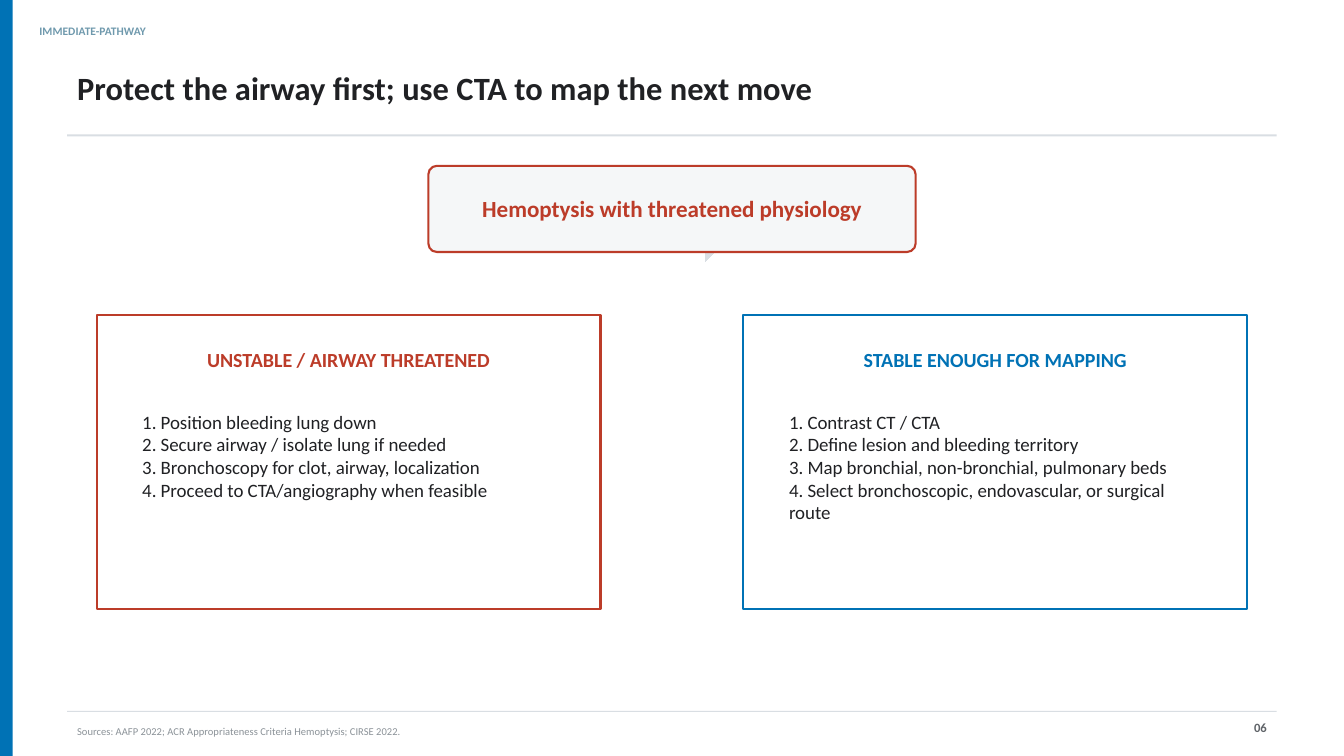
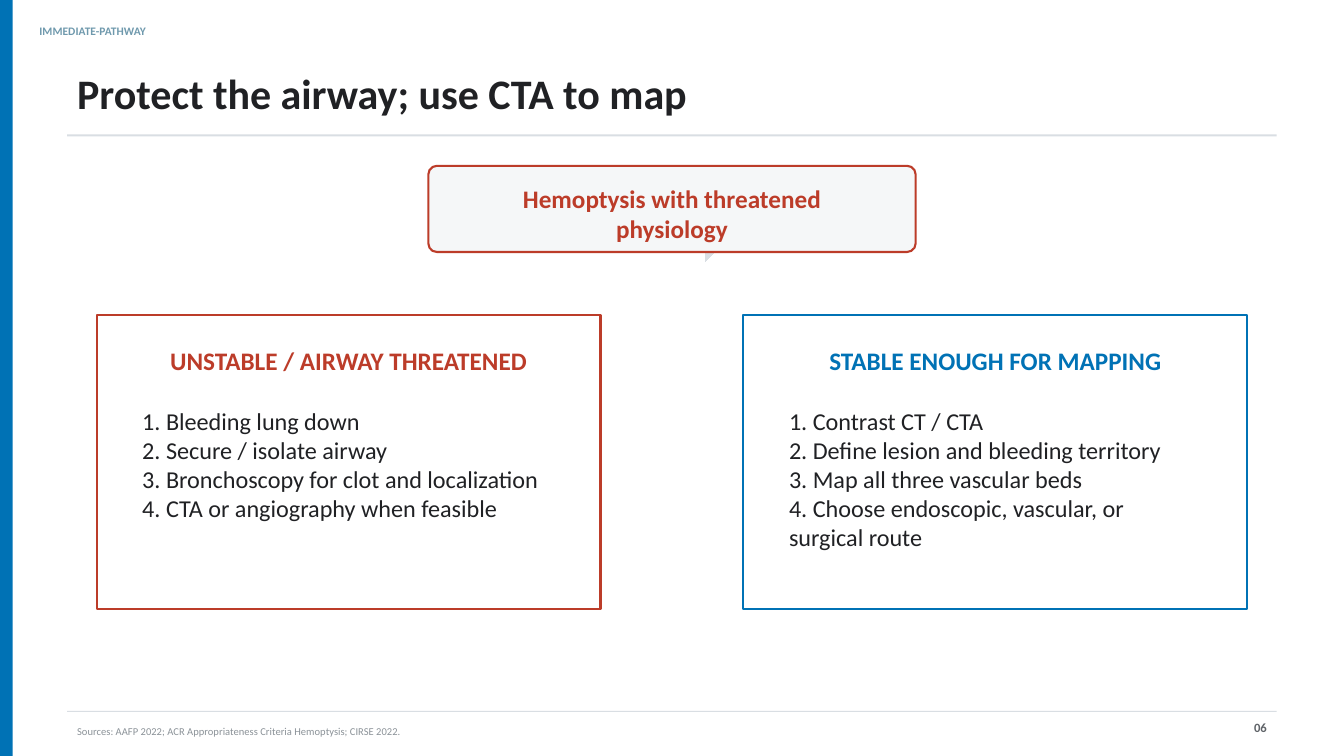
Before and after one commit to henrylab865/medical-slide-templates, a slide deck: slide 6 of examples/hemoptysis-lung-mass-mm/Hemoptysis_Lung_Mass_MM_NEJM_EN.pptx. Drawn at 1344x756 pixels with LibreOffice and Linux fonts; fonts in the diff are those of the drawing. Boxes give left, top, right and bottom in pixels: in the first picture for what was removed or moved away, otherwise in the second. Text is boxed around its words. In the diff, an @@ line names an element or a change of style, - is before the commit and + after.

Commit message:
Increase M&M deck readability for auditorium use
Shortens visible copy and enlarges primary body, table, and chart text in both language editions.

```diff
--- a/examples/hemoptysis-lung-mass-mm/Hemoptysis_Lung_Mass_MM_NEJM_EN.pptx
+++ b/examples/hemoptysis-lung-mass-mm/Hemoptysis_Lung_Mass_MM_NEJM_EN.pptx
@@ text at (x1=77, y1=79, x2=686, y2=116): text changed; size 23.2 to 30 pt @@
-Protect the airway first; use CTA to map the next move
+Protect the airway; use CTA to map
@@ text "Hemoptysis with threatened physiology" moved from (x1=482, y1=200, x2=862, y2=221) to (x1=523, y1=190, x2=821, y2=243) @@
@@ text "Hemoptysis with threatened physiology" at (x1=523, y1=190, x2=821, y2=243): size 16.5 to 18 pt @@
@@ text "UNSTABLE / AIRWAY THREATENED" moved from (x1=207, y1=354, x2=490, y2=367) to (x1=170, y1=353, x2=526, y2=370) @@
@@ text "UNSTABLE / AIRWAY THREATENED" at (x1=170, y1=353, x2=526, y2=370): size 14.2 to 18 pt @@
@@ text "STABLE ENOUGH FOR MAPPING" at (x1=829, y1=353, x2=1161, y2=371): size 14.2 to 18 pt @@
@@ text "STABLE ENOUGH FOR MAPPING" moved from (x1=864, y1=354, x2=1127, y2=367) to (x1=829, y1=353, x2=1161, y2=371) @@
@@ text at (x1=142, y1=413, x2=537, y2=521): text changed; size 13.5 to 17.2 pt @@
-1. Position bleeding lung down
-2. Secure airway / isolate lung if needed
-3. Bronchoscopy for clot, airway, localization
-4. Proceed to CTA/angiography when feasible
+1. Bleeding lung down
+2. Secure / isolate airway
+3. Bronchoscopy for clot and localization
+4. CTA or angiography when feasible
@@ text at (x1=789, y1=414, x2=1160, y2=463): size 13.5 to 17.2 pt in "1. Contrast CT / CTA", "2. Define lesion and bleeding territory" @@
@@ text at (x1=789, y1=471, x2=1124, y2=550): text changed; size 13.5 to 17.2 pt @@
-3. Map bronchial, non-bronchial, pulmonary beds
-4. Select bronchoscopic, endovascular, or surgical route
+3. Map all three vascular beds
+4. Choose endoscopic, vascular, or surgical route
```
Also in this commit, not shown: 18 other slides changed, 3 other files.
